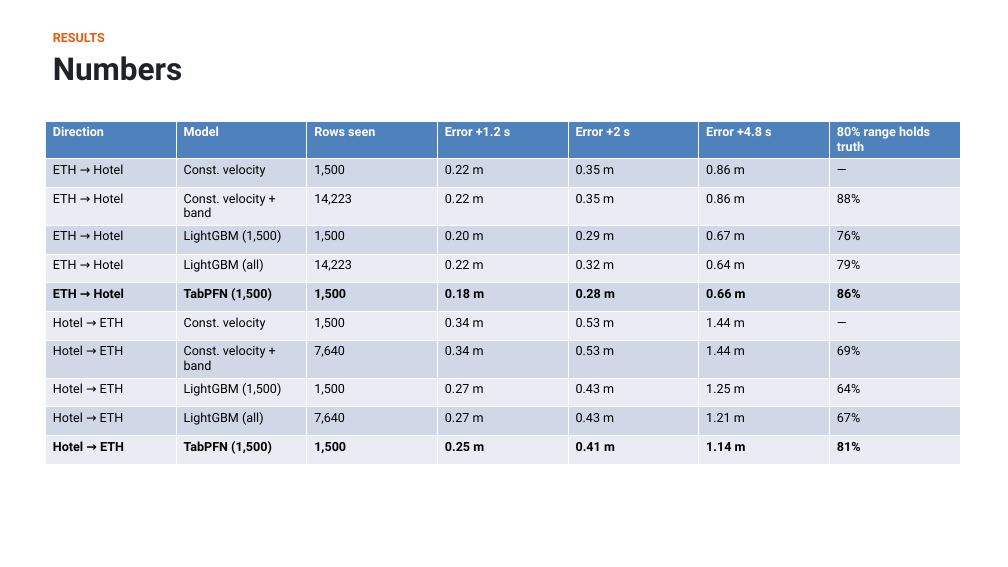
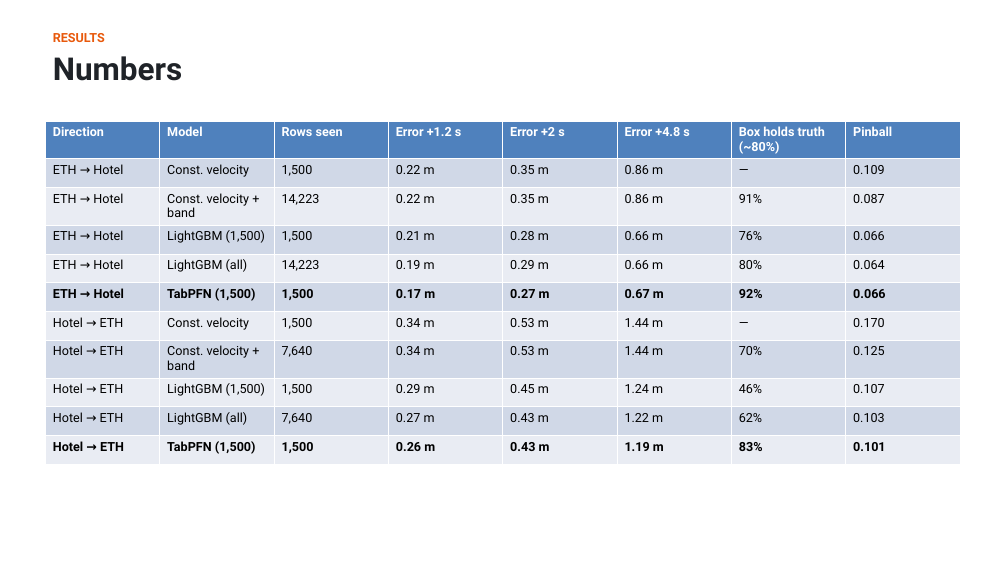
Before and after one commit to shiinalight/Foresight, a slide deck: slide 14 of deck/Foresight.pptx (slide 10 before the commit). Drawn at 1008x567 pixels with LibreOffice and Linux fonts; fonts in the diff are those of the drawing. Boxes give left, top, right and bottom in pixels: in the first picture for what was removed or moved away, otherwise in the second. Text is boxed around its words. In the diff, an @@ line names an element or a change of style, - is before the commit and + after.

```diff
--- a/deck/Foresight.pptx
+++ b/deck/Foresight.pptx
@@ table at [45,121,959,458] @@
-column 4: Error +1.2 s | 0.22 m | 0.22 m | 0.20 m | 0.22 m | 0.18 m | 0.34 m | 0.34 m | 0.27 m | 0.27 m | 0.25 m
-column 5: Error +2 s | 0.35 m | 0.35 m | 0.29 m | 0.32 m | 0.28 m | 0.53 m | 0.53 m | 0.43 m | 0.43 m | 0.41 m
-column 6: Error +4.8 s | 0.86 m | 0.86 m | 0.67 m | 0.64 m | 0.66 m | 1.44 m | 1.44 m | 1.25 m | 1.21 m | 1.14 m
-column 7: 80% range holds truth | — | 88% | 76% | 79% | 86% | — | 69% | 64% | 67% | 81%
+column 4: Error +1.2 s | 0.22 m | 0.22 m | 0.21 m | 0.19 m | 0.17 m | 0.34 m | 0.34 m | 0.29 m | 0.27 m | 0.26 m
+column 5: Error +2 s | 0.35 m | 0.35 m | 0.28 m | 0.29 m | 0.27 m | 0.53 m | 0.53 m | 0.45 m | 0.43 m | 0.43 m
+column 6: Error +4.8 s | 0.86 m | 0.86 m | 0.66 m | 0.66 m | 0.67 m | 1.44 m | 1.44 m | 1.24 m | 1.22 m | 1.19 m
+column 7: Box holds truth (~80%) | — | 91% | 76% | 80% | 92% | — | 70% | 46% | 62% | 83%
+column 8: Pinball | 0.109 | 0.087 | 0.066 | 0.064 | 0.066 | 0.170 | 0.125 | 0.107 | 0.103 | 0.101
```
Also in this commit, not shown: 4 slides added, 7 other files.
